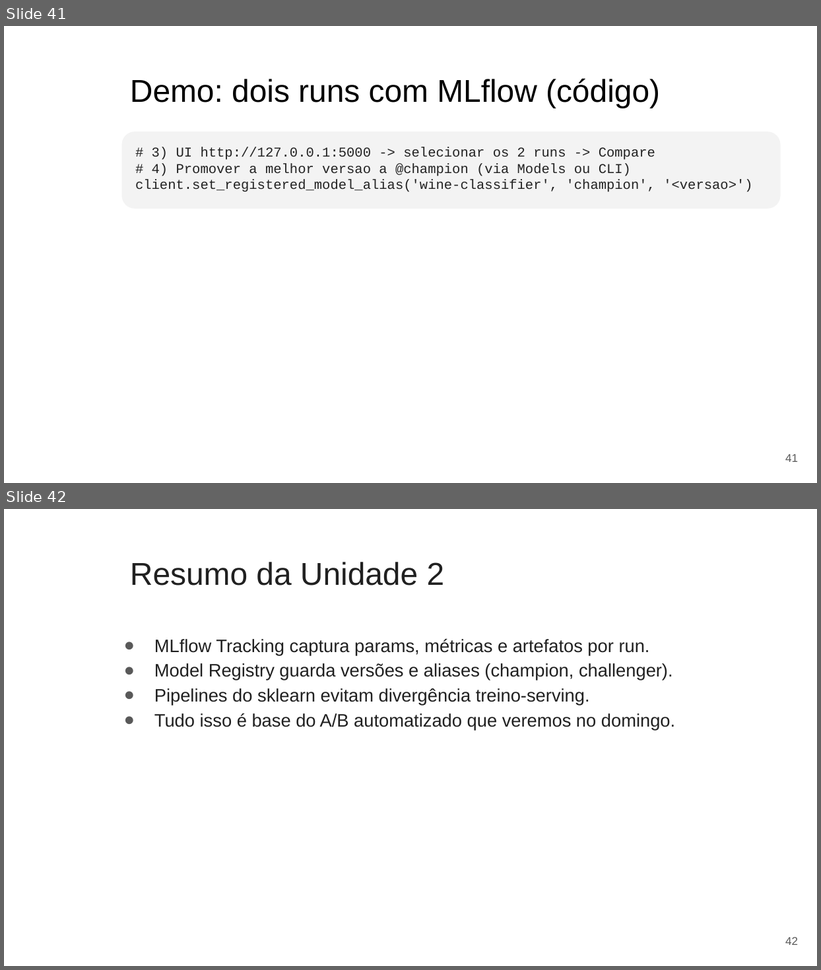
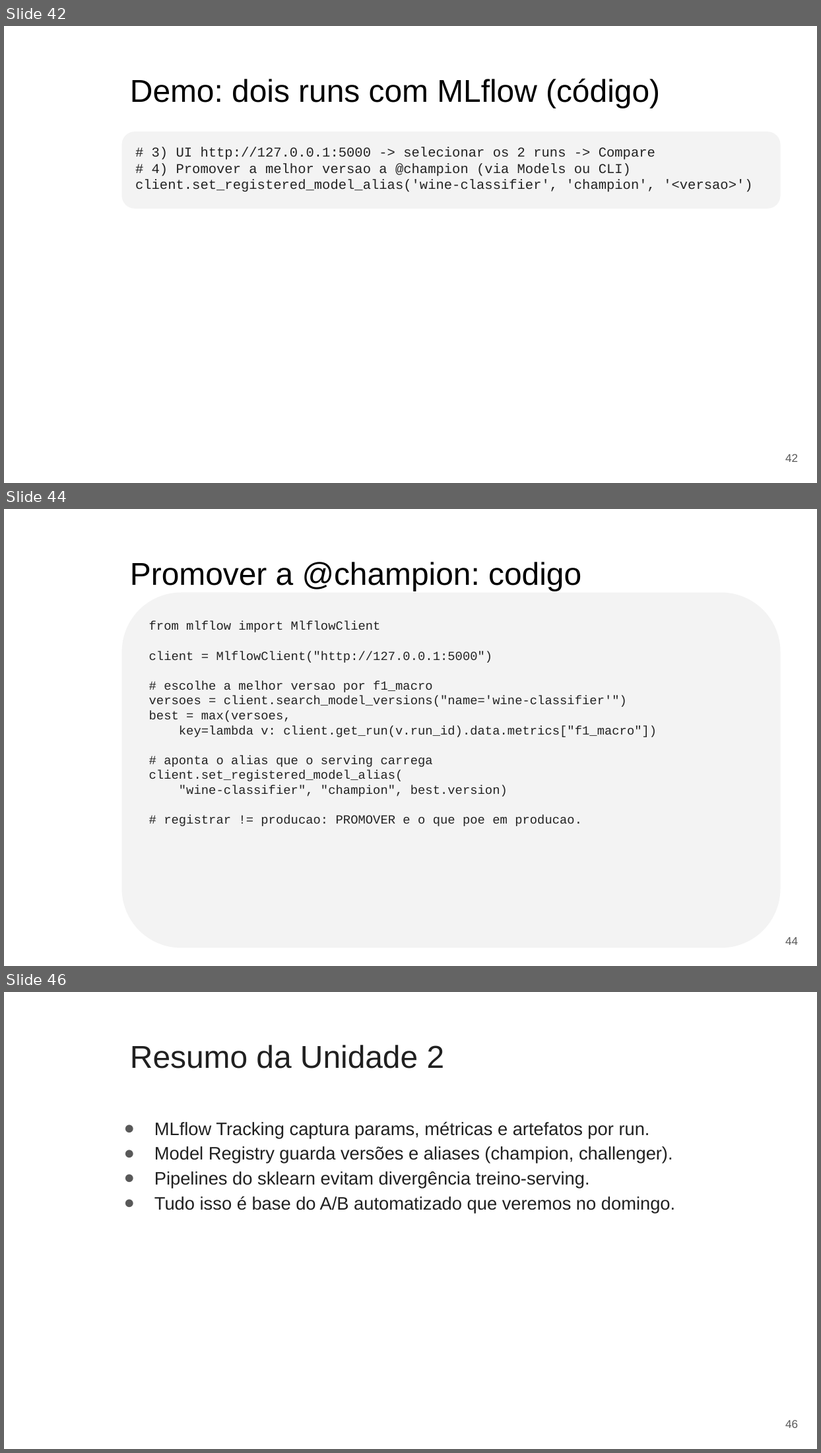
Before and after one commit to gilvanveras/gilvanvmj-mlops-icev, a slide deck: Slides_Sabado.pptx. Shown one above the other, each under a label of ours: slides 41 and 42 before the commit, slides 42, 44 and 46 after it; the slides between them are not shown. The pictures are 821x970 and 821x1453 pixels, drawn with LibreOffice and Linux fonts; fonts in the diff are those of the drawing; background and template pictures are left out. Boxes give left, top, right and bottom in pixels: in the first picture for what was removed or moved away, otherwise in the second. Text is boxed around its words. In the diff, an @@ line names an element or a change of style, - is before the commit and + after.

Commit message:
docs(slides): onda 2 + screenshots de UI
Sabado: 3 slides novos (estrutura src/, promover @champion, /predict+WineInput) e 3 screenshots de UI (compare, registry @champion, swagger).
Domingo: 3 screenshots de UI (CI Actions verde, docker compose, drift Evidently).

```diff
--- a/Slides_Sabado.pptx
+++ b/Slides_Sabado.pptx
@@ slide 44 added at [4, 509, 817, 966], background picture (left out) @@
@@ title added at [130, 562, 582, 591], 28 pt, text #000000 @@
+Promover a @champion: codigo
@@ rounded rectangle added at [122, 593, 781, 948], fill #F3F3F3, 11 pt, text #222222 @@
+from mlflow import MlflowClient
+client = MlflowClient("http://127.0.0.1:5000")
+# escolhe a melhor versao por f1_macro
+versoes = client.search_model_versions("name='wine-classifier'")
+best = max(versoes,
+key=lambda v: client.get_run(v.run_id).data.metrics["f1_macro"])
+# aponta o alias que o serving carrega
+client.set_registered_model_alias(
+"wine-classifier", "champion", best.version)
+# registrar != producao: PROMOVER e o que poe em producao.
@@ page number added at [785, 937, 798, 945], 10 pt, text #595959 @@
+44
@@ what was slide 41 is now slide 42 @@
@@ page number at [785, 454, 798, 462]: text changed @@
-41
+42
@@ what was slide 42 is now slide 46 @@
@@ page number at [785, 1420, 798, 1428]: text changed @@
-42
+46
```
Also in this commit, not shown: 5 other slides added, 1 other file.
